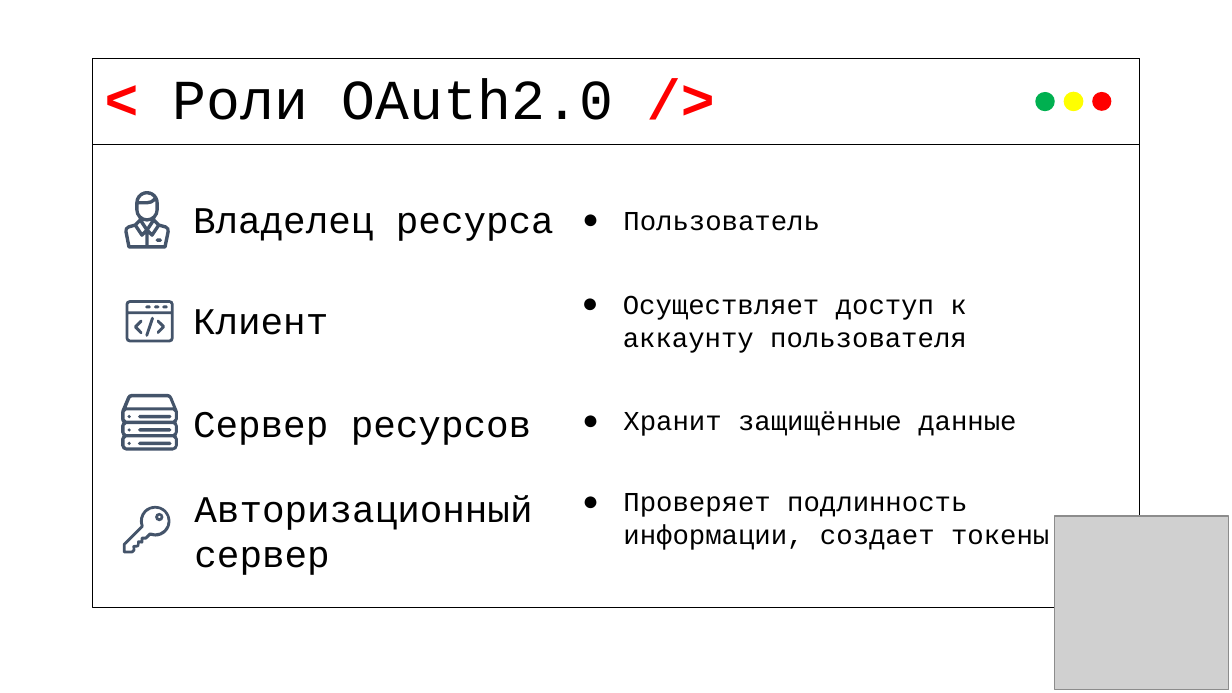
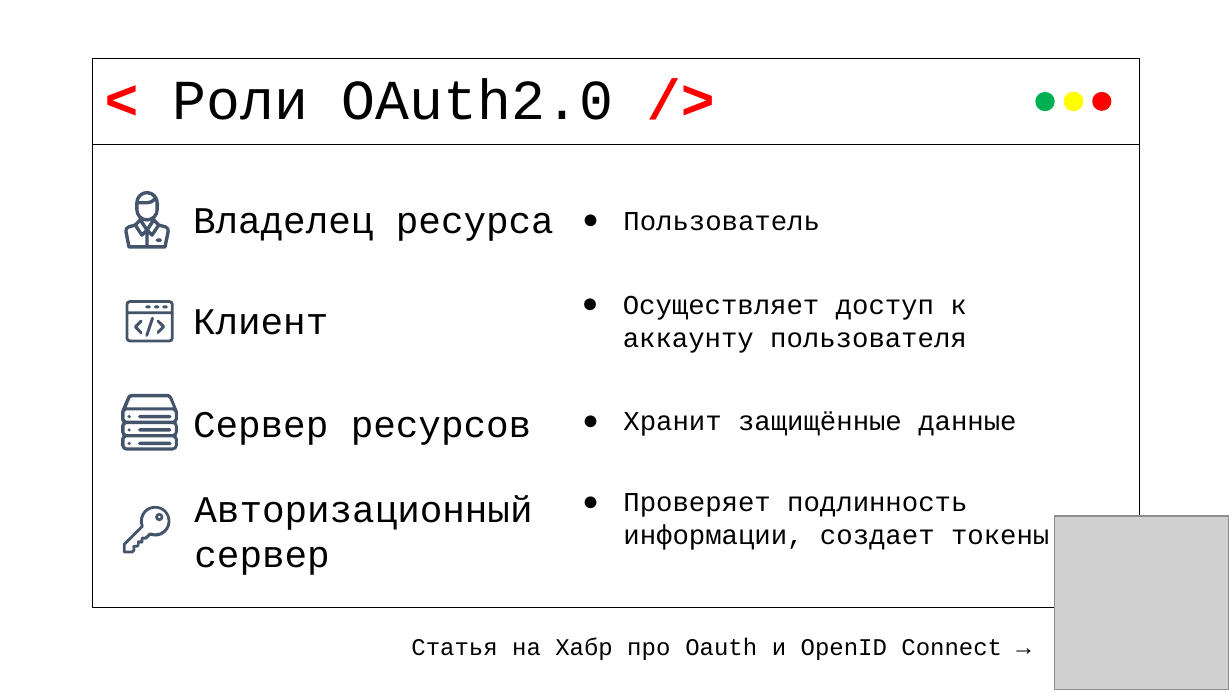
Before and after one commit to Vaynbaum/lecture-oauth, a slide deck: slide 12 of lecture.pptx. Drawn at 1232x693 pixels with LibreOffice and Linux fonts; fonts in the diff are those of the drawing; grey boxes stand for pictures. Boxes give left, top, right and bottom in pixels: in the first picture for what was removed or moved away, otherwise in the second. Text is boxed around its words. In the diff, an @@ line names an element or a change of style, - is before the commit and + after.

Commit message:
edit lecture

```diff
--- a/lecture.pptx
+++ b/lecture.pptx
@@ text added at (411,637,1002,660), 14 pt, text #000000 @@
+Статья на Хабр про Oauth и OpenID Connect →
```
Also in this commit, not shown: 7 other slides changed.
